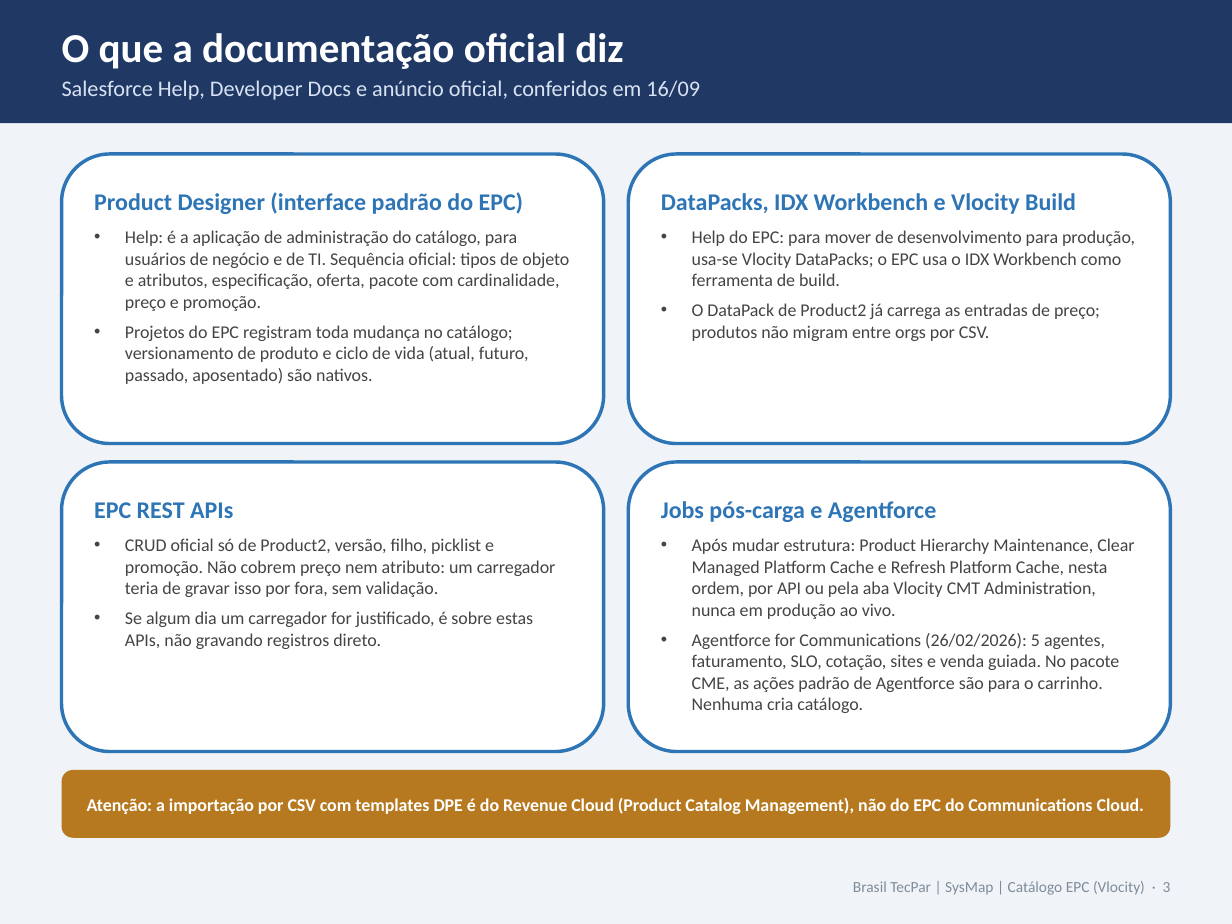
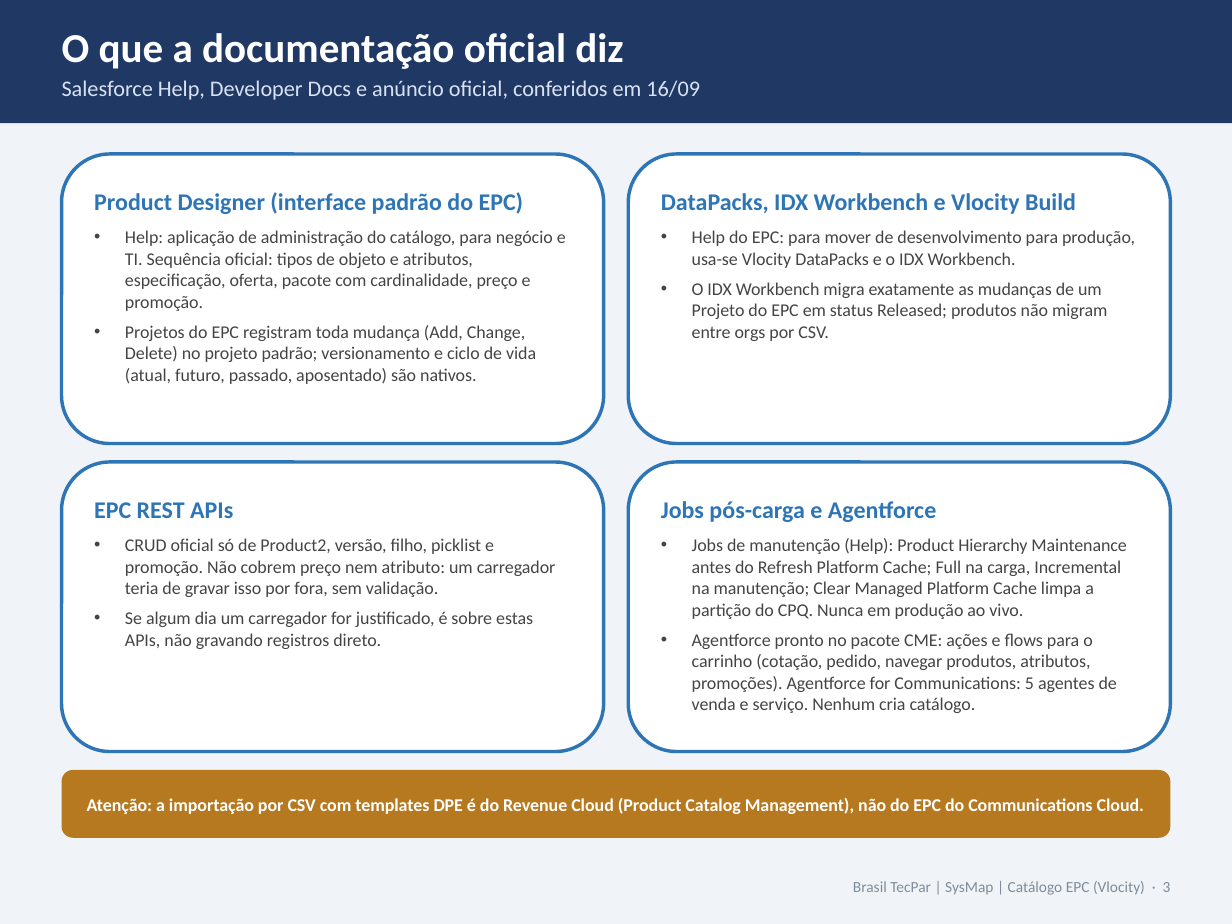
Before and after one commit to Dbelt337/diario-implantacao, a slide deck: slide 3 of docs/deck-catalogo/Catalogo_Carga_e_Manutencao_v2_Rota_Padrao.pptx. Drawn at 1232x924 pixels with LibreOffice and Linux fonts; fonts in the diff are those of the drawing. Boxes give left, top, right and bottom in pixels: in the first picture for what was removed or moved away, otherwise in the second. Text is boxed around its words. In the diff, an @@ line names an element or a change of style, - is before the commit and + after.

```diff
--- a/docs/deck-catalogo/Catalogo_Carga_e_Manutencao_v2_Rota_Padrao.pptx
+++ b/docs/deck-catalogo/Catalogo_Carga_e_Manutencao_v2_Rota_Padrao.pptx
@@ text in rounded rectangle at (125, 230, 566, 384): text changed @@
-• Help: é a aplicação de administração do catálogo, para usuários de negócio e de TI. Sequência oficial: tipos de objeto e atributos, especificação, oferta, pacote com cardinalidade, preço e promoção.
-• Projetos do EPC registram toda mudança no catálogo; versionamento de produto e ciclo de vida (atual, futuro, passado, aposentado) são nativos.
+• Help: aplicação de administração do catálogo, para negócio e TI. Sequência oficial: tipos de objeto e atributos, especificação, oferta, pacote com cardinalidade, preço e promoção.
+• Projetos do EPC registram toda mudança (Add, Change, Delete) no projeto padrão; versionamento e ciclo de vida (atual, futuro, passado, aposentado) são nativos.
@@ text in rounded rectangle at (692, 230, 1135, 341): text changed @@
-• Help do EPC: para mover de desenvolvimento para produção, usa-se Vlocity DataPacks; o EPC usa o IDX Workbench como ferramenta de build.
-• O DataPack de Product2 já carrega as entradas de preço; produtos não migram entre orgs por CSV.
+• Help do EPC: para mover de desenvolvimento para produção, usa-se Vlocity DataPacks e o IDX Workbench.
+• O IDX Workbench migra exatamente as mudanças de um Projeto do EPC em status Released; produtos não migram entre orgs por CSV.
@@ text in rounded rectangle at (692, 538, 1126, 713): text changed @@
-• Após mudar estrutura: Product Hierarchy Maintenance, Clear Managed Platform Cache e Refresh Platform Cache, nesta ordem, por API ou pela aba Vlocity CMT Administration, nunca em produção ao vivo.
-• Agentforce for Communications (26/02/2026): 5 agentes, faturamento, SLO, cotação, sites e venda guiada. No pacote CME, as ações padrão de Agentforce são para o carrinho. Nenhuma cria catálogo.
+• Jobs de manutenção (Help): Product Hierarchy Maintenance antes do Refresh Platform Cache; Full na carga, Incremental na manutenção; Clear Managed Platform Cache limpa a partição do CPQ. Nunca em produção ao vivo.
+• Agentforce pronto no pacote CME: ações e flows para o carrinho (cotação, pedido, navegar produtos, atributos, promoções). Agentforce for Communications: 5 agentes de venda e serviço. Nenhum cria catálogo.
```
Also in this commit, not shown: 5 other slides changed, 2 other files.
